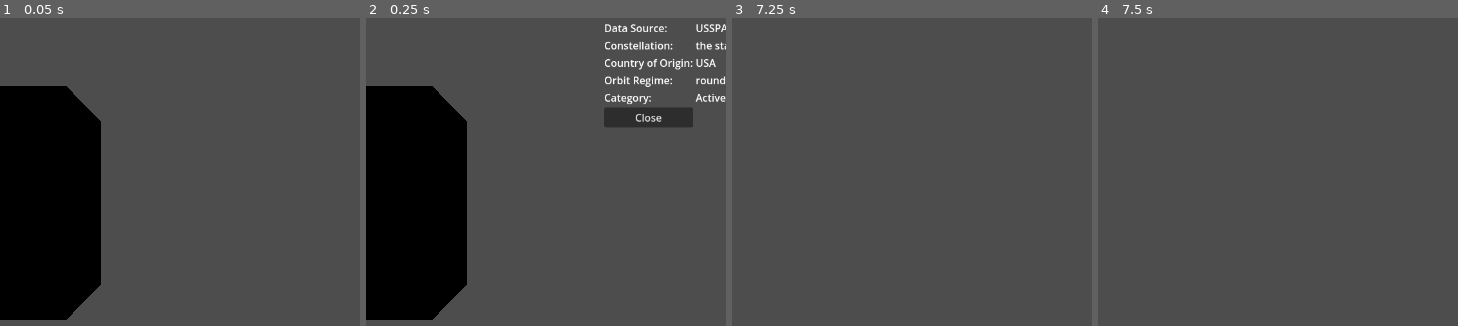
Above: before the commit, frames 1-4 (left to right).
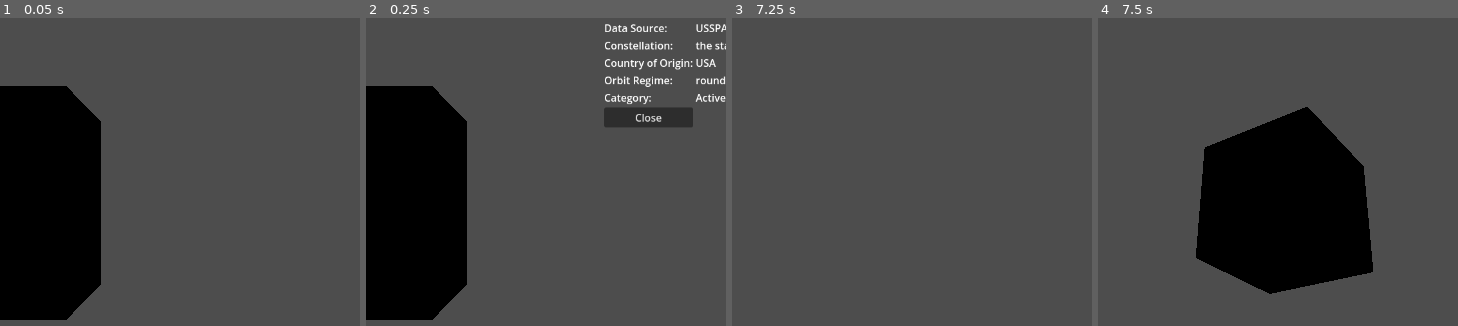
Above: after the commit, the same moments.

Repository: Capstone-Mystery-Machine/spotnik
Game: Godot game, scene res://scenes/worldspawn.tscn
The game is run twice, just before and just after one commit, with the same random seed, the same clock (stepped at 60 frames per second) and the same inputs.
Inputs (mouse positions are in pixels of both pictures, inside the frame that each line leads up to):
- Up to frame 1 (0.05 s): no input
- Up to frame 2 (0.25 s): no input
- Up to frame 3 (7.25 s): tap Enter at 0.5, 2, 3.5 s; move the mouse to (991, 162) at 0.52 s; press the mouse at (991, 162) at 0.53 s; tap Space at 1.25, 2.75, 4.25 s; move the mouse to (894, 205) at 1.27 s; release the mouse at (894, 205) at 1.28 s; tap I every 1.5 s from 1.35 to 5.85 s; move the mouse to (948, 27) at 2.02 s; press the mouse at (948, 27) at 2.03 s; move the mouse to (908, 215) at 2.77 s; release the mouse at (908, 215) at 2.78 s; move the mouse to (1020, 322) at 3.52 s; press the mouse at (1020, 322) at 3.53 s; move the mouse to (883, 193) at 4.27 s; release the mouse at (883, 193) at 4.28 s; move the mouse to (930, 202) at 5.02 s; press the mouse at (930, 202) at 5.03 s; move the mouse to (897, 187) at 5.77 s; release the mouse at (897, 187) at 5.78 s; move the mouse to (991, 162) at 6.52 s; press the mouse at (991, 162) at 6.53 s
- Up to frame 4 (7.5 s): move the mouse to (1260, 205) at 7.27 s; release the mouse at (1260, 205) at 7.28 s; tap I at 7.35 s

Frames 1-3 are identical in both runs. In frame 4, 23% of the frame differs, in the area x 27-77%, y 28-90%.

Commit message:
added satellite spawner

Diff:
--- /dev/null
+++ b/scenes/satellite_handler.tscn
@@ -0,0 +1,3 @@
+[gd_scene format=3 uid="uid://dtjc70hcsvu1q"]
+
+[node name="Satellite Handler" type="Node3D"]
--- /dev/null
+++ b/scenes/satellite_manager.gd
@@ -0,0 +1,23 @@
+extends Node3D
+
+@export var spawn_positions: Array[Vector3] = [
+	Vector3(-2.7409, 2.864, -2.4372),
+	Vector3(3.1786, 2.2535, -2.1817),
+	Vector3(2.4875, -2.6795, -2.8872),
+	Vector3(2.0, 2.0, 3.2192),
+	Vector3(-3.0571, 2.5818, 2.175)]
+
+@onready var template: Node3D = $Landmark
+
+func _ready():
+	spawn_all_satellites()
+
+func spawn_all_satellites() -> void:
+	for pos in spawn_positions:
+		spawn_satellite_at(pos)
+
+func spawn_satellite_at(pos: Vector3) -> void:
+
+	var satellite_copy = template.duplicate()
+	add_child(satellite_copy)
+	satellite_copy.global_position = global_position + pos
--- /dev/null
+++ b/scenes/satellite_manager.tscn
@@ -0,0 +1,32 @@
+[gd_scene load_steps=5 format=3 uid="uid://b3c1tcyumuxs2"]
+
+[ext_resource type="Script" uid="uid://ilbo4uhipx65" path="res://scenes/satellite_manager.gd" id="1_ithk4"]
+[ext_resource type="PackedScene" uid="uid://df1r2r56qsixo" path="res://scenes/landmark.tscn" id="2_b86t4"]
+[ext_resource type="Script" uid="uid://cgv2aqh7ujavp" path="res://scenes/pointer_detector.gd" id="3_r8cvt"]
+
+[sub_resource type="SphereShape3D" id="SphereShape3D_pu73k"]
+radius = 1.5
+
+[node name="Satellite Manager" type="Node3D"]
+script = ExtResource("1_ithk4")
+
+[node name="Landmark" parent="." instance=ExtResource("2_b86t4")]
+
+[node name="Landmark2" parent="." instance=ExtResource("2_b86t4")]
+
+[node name="Landmark" parent="Landmark2" instance=ExtResource("2_b86t4")]
+
+[node name="Landmark" parent="Landmark2/Landmark" instance=ExtResource("2_b86t4")]
+
+[node name="Landmark3" parent="." instance=ExtResource("2_b86t4")]
+
+[node name="Mesh" type="CSGBox3D" parent="."]
+
+[node name="CameraPointerDetector" type="Area3D" parent="."]
+script = ExtResource("3_r8cvt")
+
+[node name="CollisionShape3D" type="CollisionShape3D" parent="CameraPointerDetector"]
+shape = SubResource("SphereShape3D_pu73k")
+
+[connection signal="body_entered" from="CameraPointerDetector" to="CameraPointerDetector" method="_on_body_entered"]
+[connection signal="body_exited" from="CameraPointerDetector" to="CameraPointerDetector" method="_on_body_exited"]
--- /dev/null
+++ b/scenes/worldspawn.gd
@@ -0,0 +1,11 @@
+extends Node3D
+
+
+# Called when the node enters the scene tree for the first time.
+func _ready() -> void:
+	pass # Replace with function body.
+
+
+# Called every frame. 'delta' is the elapsed time since the previous frame.
+func _process(delta: float) -> void:
+	pass
--- a/scenes/worldspawn.tscn
+++ b/scenes/worldspawn.tscn
@@ -1,8 +1,9 @@
-[gd_scene load_steps=4 format=3 uid="uid://b5ou2u38e78kf"]
+[gd_scene load_steps=5 format=3 uid="uid://b5ou2u38e78kf"]
 
 [ext_resource type="PackedScene" uid="uid://ckh0mf4o2awhw" path="res://scenes/device.tscn" id="1_tnvwq"]
-[ext_resource type="PackedScene" path="res://scenes/satel_info_ui.tscn" id="2_cn1jf"]
+[ext_resource type="PackedScene" uid="uid://b4guvadeiue3o" path="res://scenes/satel_info_ui.tscn" id="2_cn1jf"]
 [ext_resource type="PackedScene" uid="uid://df1r2r56qsixo" path="res://scenes/landmark.tscn" id="3_cojv1"]
+[ext_resource type="PackedScene" uid="uid://b3c1tcyumuxs2" path="res://scenes/satellite_manager.tscn" id="4_op4v0"]
 
 [node name="Worldspawn" type="Node3D"]
 
@@ -12,3 +13,5 @@
 
 [node name="Landmark" parent="." instance=ExtResource("3_cojv1")]
 transform = Transform3D(1, 0, 0, 0, 1, 0, 0, 0, 1, -0.98632, 0, -2.7282925)
+
+[node name="Satellite Manager" parent="." instance=ExtResource("4_op4v0")]
Not shown, changed: icon.svg.import
Not shown, added: scenes/satellite_manager.gd.uid
Not shown, added: scenes/worldspawn.gd.uid
